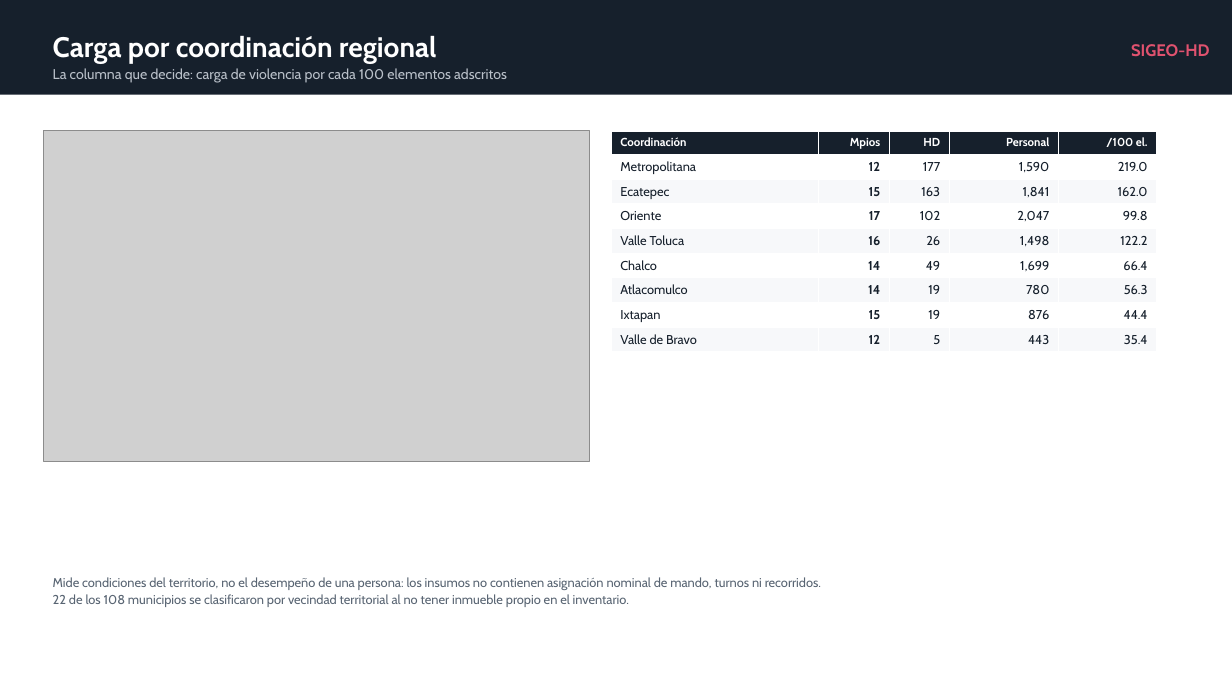
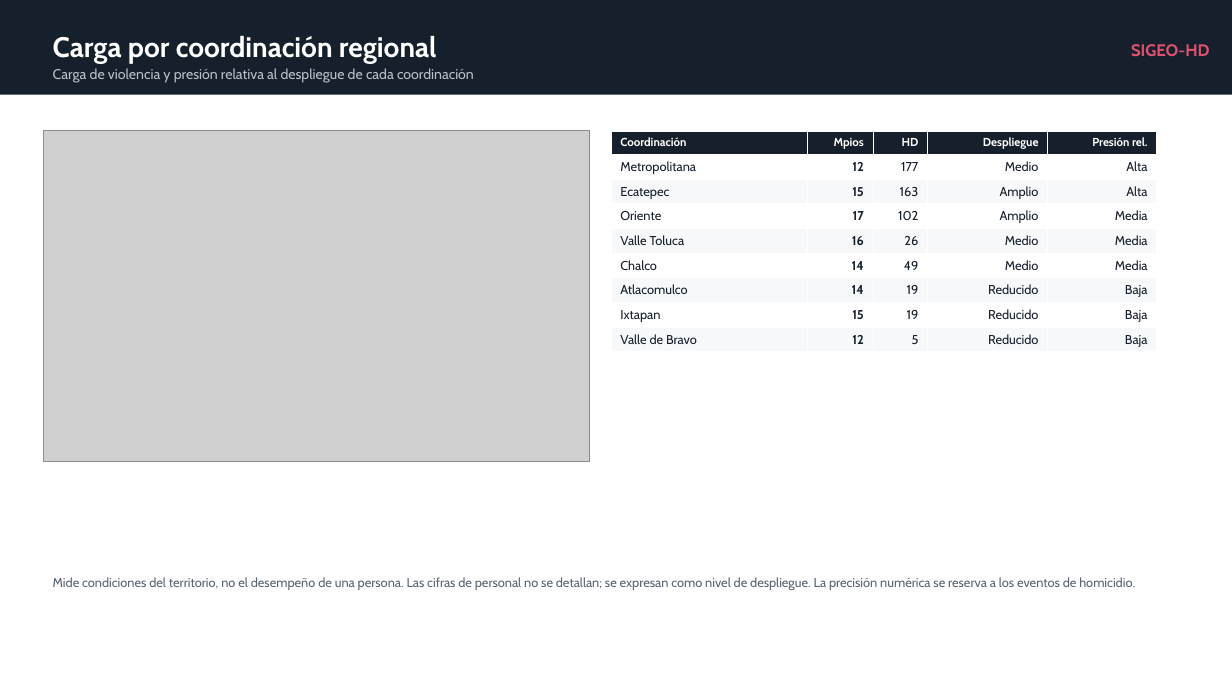
Before and after one commit to sthef0117-ui/sigeo-hd-dgspyt, a slide deck: slide 3 of presentacion/SIGEO-HD_Reunion_Mandos.pptx. Drawn at 1232x693 pixels with LibreOffice and Linux fonts; fonts in the diff are those of the drawing; grey boxes stand for pictures. Boxes give left, top, right and bottom in pixels: in the first picture for what was removed or moved away, otherwise in the second. Text is boxed around its words. In the diff, an @@ line names an element or a change of style, - is before the commit and + after.

```diff
--- a/presentacion/SIGEO-HD_Reunion_Mandos.pptx
+++ b/presentacion/SIGEO-HD_Reunion_Mandos.pptx
@@ text at [53, 68, 474, 83]: text changed @@
-La columna que decide: carga de violencia por cada 100 elementos adscritos
+Carga de violencia y presión relativa al despliegue de cada coordinación
@@ table at [611, 131, 1157, 351] @@
-row 1, column 4: Personal
+row 1, column 4: Despliegue
-row 1, column 5: /100 el.
+row 1, column 5: Presión rel.
-row 2, column 4: 1,590
+row 2, column 4: Medio
-row 2, column 5: 219.0
+row 2, column 5: Alta
-row 3, column 4: 1,841
+row 3, column 4: Amplio
-row 3, column 5: 162.0
+row 3, column 5: Alta
-row 4, column 4: 2,047
+row 4, column 4: Amplio
-row 4, column 5: 99.8
+row 4, column 5: Media
-row 5, column 4: 1,498
+row 5, column 4: Medio
-row 5, column 5: 122.2
+row 5, column 5: Media
-row 6, column 4: 1,699
+row 6, column 4: Medio
-row 6, column 5: 66.4
+row 6, column 5: Media
-row 7, column 4: 780
+row 7, column 4: Reducido
-row 7, column 5: 56.3
+row 7, column 5: Baja
-row 8, column 4: 876
+row 8, column 4: Reducido
-row 8, column 5: 44.4
+row 8, column 5: Baja
-row 9, column 4: 443
+row 9, column 4: Reducido
-row 9, column 5: 35.4
+row 9, column 5: Baja
@@ text at [53, 577, 1135, 590]: text changed @@
-Mide condiciones del territorio, no el desempeño de una persona: los insumos no contienen asignación nominal de mando, turnos ni recorridos.
-22 de los 108 municipios se clasificaron por vecindad territorial al no tener inmueble propio en el inventario.
+Mide condiciones del territorio, no el desempeño de una persona. Las cifras de personal no se detallan; se expresan como nivel de despliegue. La precisión numérica se reserva a los eventos de homicidio.
```
Also in this commit, not shown: 3 other slides changed, 18 other files.
